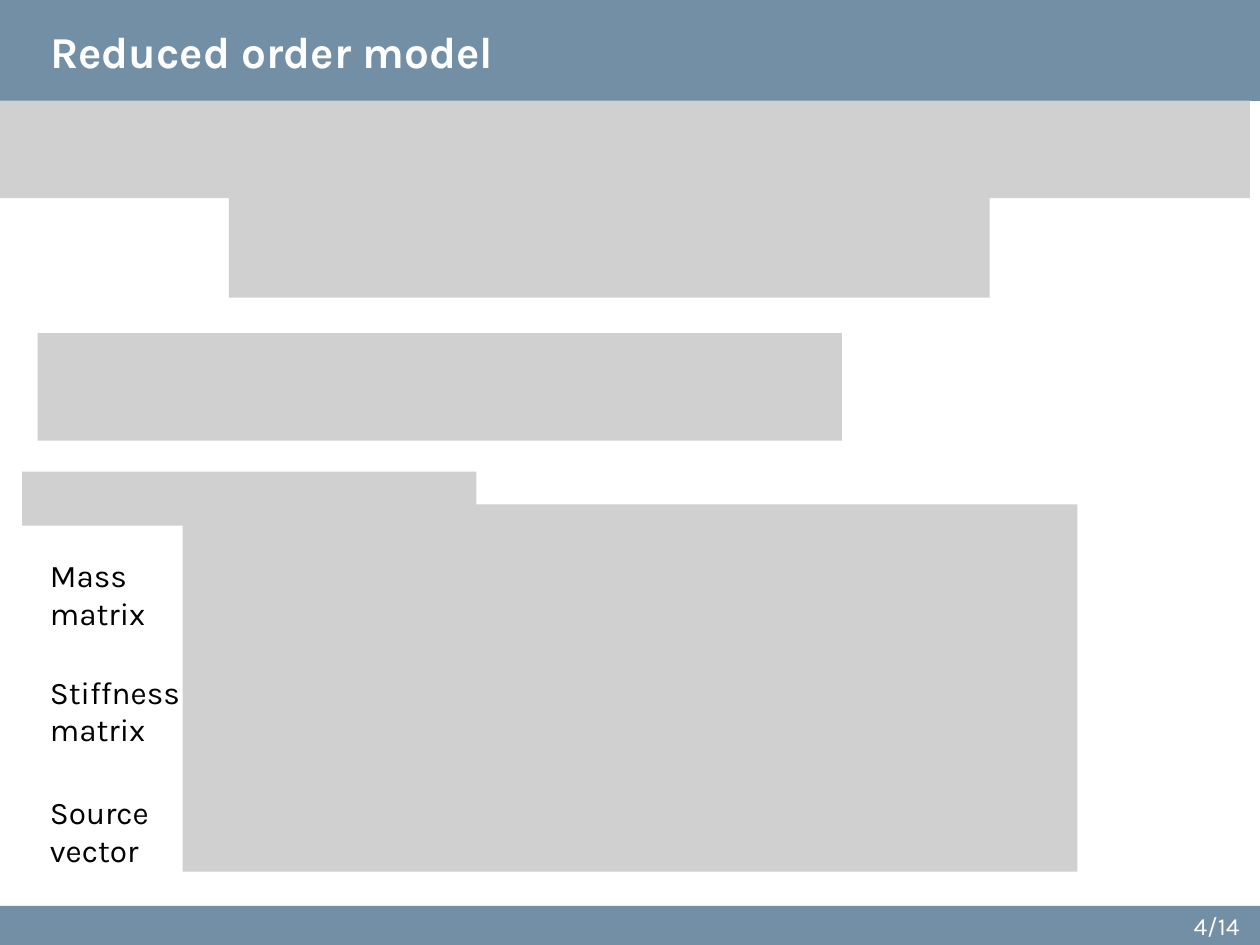
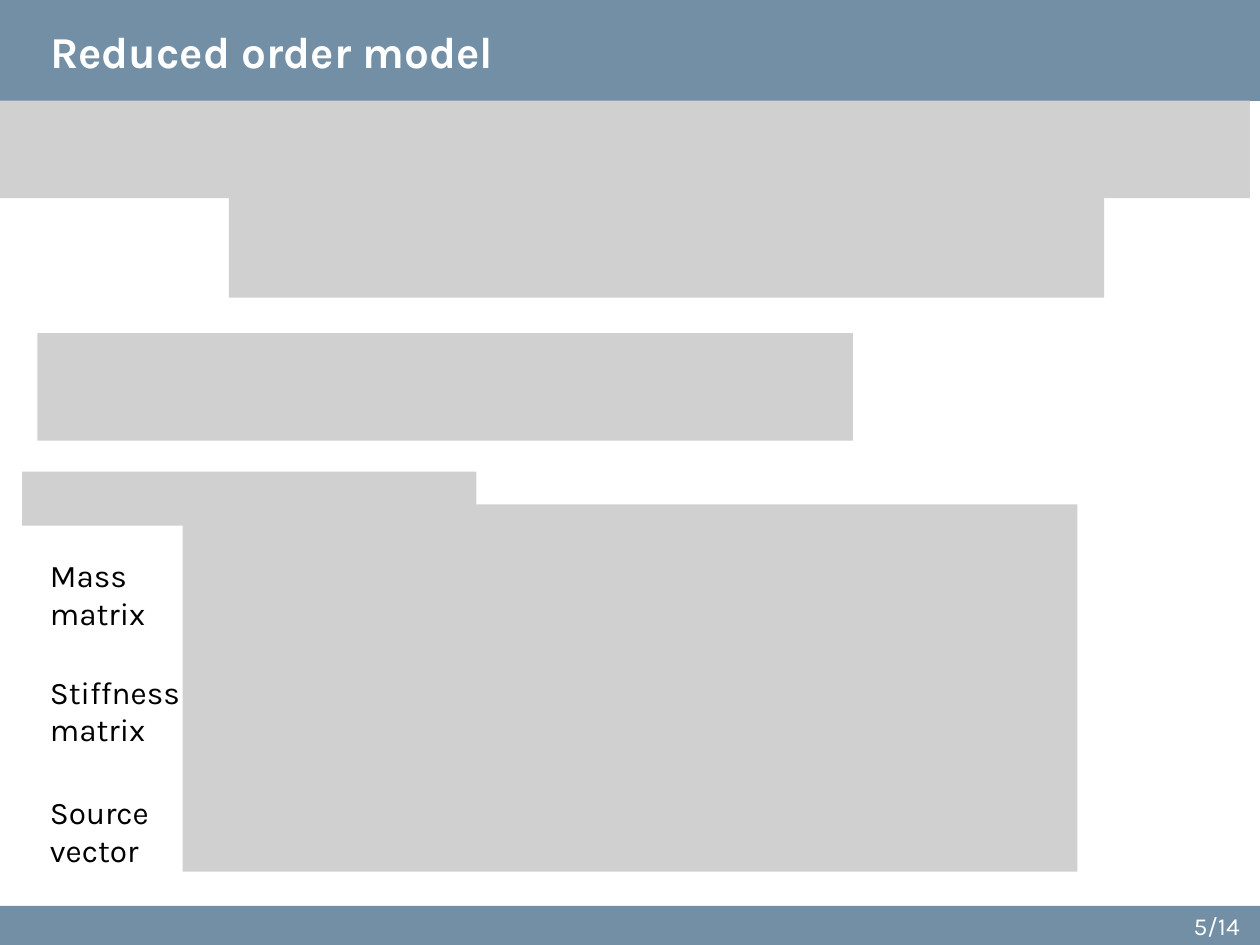
Before and after one commit to sciantix/sciantix-official, a slide deck: slide 5 of ROM updates 18 October 2024.pptx (slide 4 before the commit). Drawn at 1260x945 pixels with LibreOffice and Linux fonts; fonts in the diff are those of the drawing; grey boxes stand for pictures. Boxes give left, top, right and bottom in pixels: in the first picture for what was removed or moved away, otherwise in the second. Text is boxed around its words. In the diff, an @@ line names an element or a change of style, - is before the commit and + after.

```diff
--- a/ROM updates 18 October 2024.pptx
+++ b/ROM updates 18 October 2024.pptx
@@ picture: place and size @@
-picture at [229, 190, 990, 297]
+picture at [229, 190, 1105, 297]
@@ picture: place and size @@
-picture at [38, 334, 842, 441]
+picture at [38, 334, 853, 441]
@@ page number at [1194, 917, 1240, 937]: text changed @@
-4/14
+5/14
```
Also in this commit, not shown: 8 other slides changed, 4 slides added, 2 slides removed, 37 other files.
